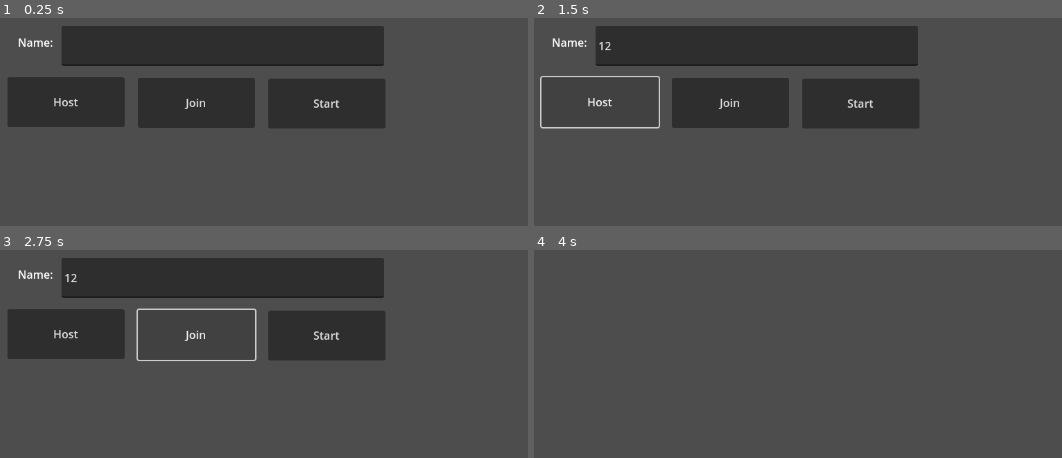
Above: before the commit, frames 1-4 (two rows, left to right).
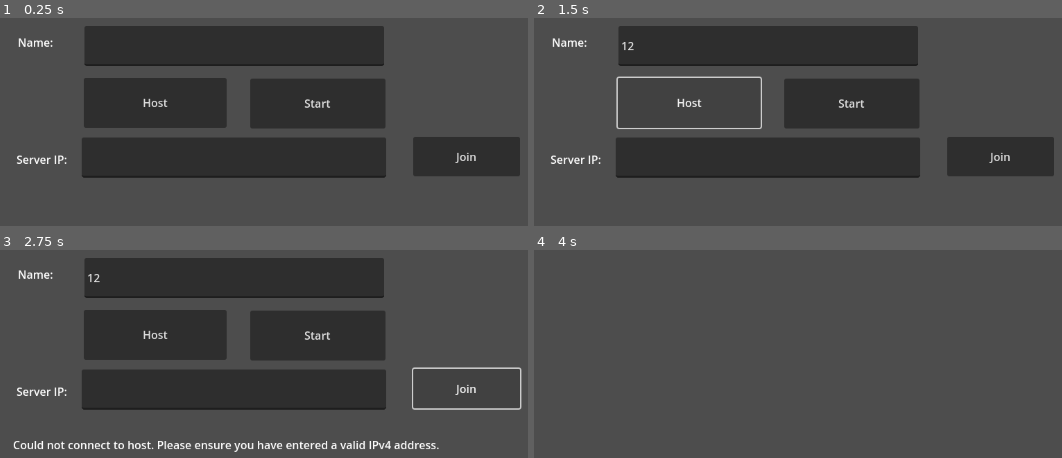
Above: after the commit, the same moments.

Repository: bsibb22/SwampHacks-X
Game: Godot game, scene res://MultiplayerControl.tscn
Same seed, same stepped clock (60 frames per second), same inputs: the game is played once before the commit and once after it. This scene is started directly instead of the project's main scene.
Inputs (mouse positions are in pixels of both pictures, inside the frame that each line leads up to):
- Up to frame 1 (0.25 s): no input
- Up to frame 2 (1.5 s): click (755, 45) at 0.52 s; type "12" at 0.6 s; click "Host" at 1.25 s
- Up to frame 3 (2.75 s): click "Join" at 2 s
- Up to frame 4 (4 s): click "Start" at 2.75 s; tap Enter (ui_accept) at 3.5, 3.77 s; hold Right (ui_right) from 3.53 s (still down)

The runs differ from the first frame. In frame 1, 22% of the frame differs, in the area x 1-99%, y 3-77%; in frame 2, 19%; in frame 3, 20%; in frame 4, nothing differs.
Error before the commit: Invalid operands 'String' and 'int' in operator '+'. (res://MultiplayerController.gd:56)

Commit message:
Additional UI Functionality in Multiplayer Menu
Added some additionally functionality to the Join button

Diff:
--- a/MultiplayerControl.tscn
+++ b/MultiplayerControl.tscn
@@ -13,23 +13,23 @@
 
 [node name="Host" type="Button" parent="."]
 layout_mode = 0
-offset_left = 266.0
-offset_top = 136.0
-offset_right = 435.0
-offset_bottom = 208.0
+offset_left = 376.0
+offset_top = 137.0
+offset_right = 582.0
+offset_bottom = 209.0
 text = "Host"
 
 [node name="Join" type="Button" parent="."]
 layout_mode = 0
-offset_left = 454.0
-offset_top = 137.0
-offset_right = 623.0
-offset_bottom = 209.0
+offset_left = 851.0
+offset_top = 222.0
+offset_right = 1005.0
+offset_bottom = 279.0
 text = "Join"
 
 [node name="Start" type="Button" parent="."]
 layout_mode = 0
-offset_left = 642.0
+offset_left = 616.0
 offset_top = 138.0
 offset_right = 811.0
 offset_bottom = 210.0
@@ -37,7 +37,7 @@
 
 [node name="LineEdit" type="LineEdit" parent="."]
 layout_mode = 0
-offset_left = 344.0
+offset_left = 377.0
 offset_top = 62.0
 offset_right = 809.0
 offset_bottom = 120.0
@@ -50,6 +50,25 @@
 offset_bottom = 100.0
 text = "Name:"
 
+[node name="LineEdit2" type="LineEdit" parent="."]
+offset_left = 373.0
+offset_top = 223.0
+offset_right = 812.0
+offset_bottom = 281.0
+
+[node name="Label2" type="Label" parent="."]
+offset_left = 279.0
+offset_top = 243.0
+offset_right = 352.0
+offset_bottom = 269.0
+text = "Server IP:"
+
+[node name="Label3" type="Label" parent="."]
+offset_left = 274.0
+offset_top = 320.0
+offset_right = 334.0
+offset_bottom = 346.0
+
 [connection signal="button_down" from="Host" to="." method="_on_host_button_down"]
 [connection signal="button_down" from="Join" to="." method="_on_join_button_down"]
 [connection signal="button_down" from="Start" to="." method="_on_start_button_down"]
--- a/MultiplayerController.gd
+++ b/MultiplayerController.gd
@@ -3,6 +3,7 @@
 @export var Address = "127.0.0.1"
 @export var port = 8910
 var peer
+var joined = false
 
 # Called when the node enters the scene tree for the first time.
 func _ready() -> void:
@@ -21,7 +22,7 @@
 	print("Player Connected " + str(id))
 
 func player_disconnected(id) -> void:
-	print("Player Disconnected " + id)
+	print("Player Disconnected " + str(id))
 
 func connected_to_server() -> void:
 	print("Connected to Server")
@@ -53,7 +54,7 @@
 	peer = ENetMultiplayerPeer.new()
 	var error = peer.create_server(port, 8)
 	if error != OK:
-		print("Cannot host: " + error)
+		print("Cannot host: " + str(error))
 		return
 	peer.get_host().compress(ENetConnection.COMPRESS_RANGE_CODER)
 	multiplayer.set_multiplayer_peer(peer)
@@ -63,10 +64,23 @@
 
 
 func _on_join_button_down() -> void:
-	peer = ENetMultiplayerPeer.new()
-	peer.create_client(Address, port)
-	peer.get_host().compress(ENetConnection.COMPRESS_RANGE_CODER)
-	multiplayer.set_multiplayer_peer(peer)
+	if !joined:
+		peer = ENetMultiplayerPeer.new()
+		var error = peer.create_client($LineEdit2.text, port)
+		if error != OK or $LineEdit2.text == "":
+			print("Cannot connect: " + str(error))
+			$Label3.text = "Could not connect to host. Please ensure you have entered a valid IPv4 address."
+			return
+		peer.get_host().compress(ENetConnection.COMPRESS_RANGE_CODER)
+		multiplayer.set_multiplayer_peer(peer)
+		$Label3.text = ""
+		$Join.text = "Disconnect"
+		joined = true
+	else:
+		multiplayer.multiplayer_peer.disconnect_peer(1)
+		$Join.text = "Join"
+		$Label3.text = ""
+		joined = false
 	pass # Replace with function body.
 
 
